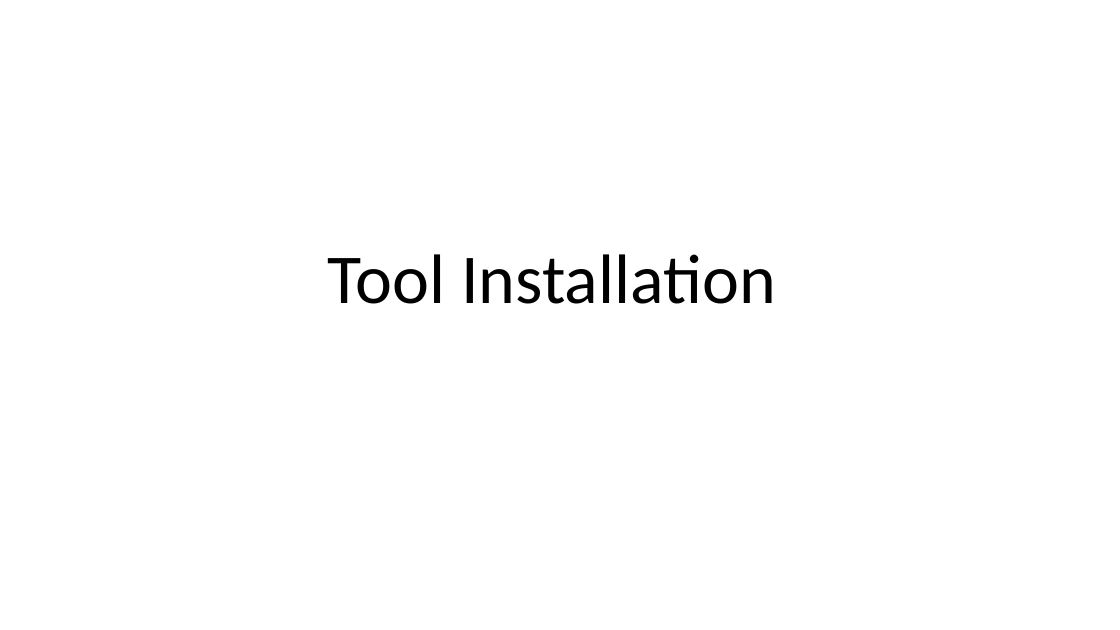
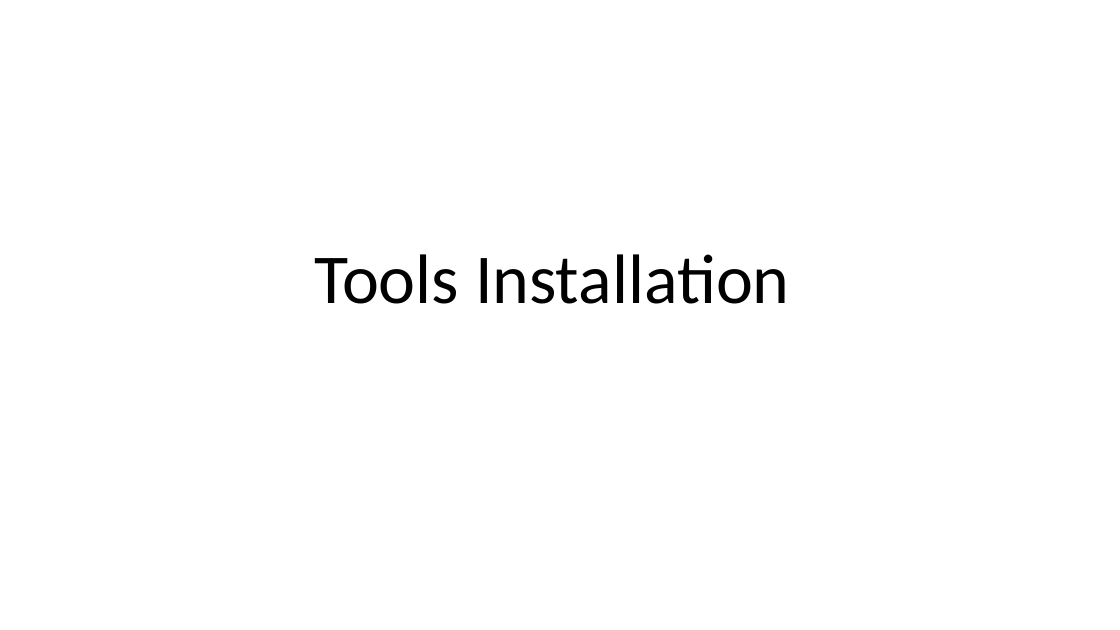
Before and after one commit to frankwxu/digital-forensics-lab, a slide deck: slide 1 of Help/Tool_installation.pptx. Drawn at 1120x630 pixels with LibreOffice and Linux fonts; fonts in the diff are those of the drawing; background and template pictures are left out. Boxes give left, top, right and bottom in pixels: in the first picture for what was removed or moved away, otherwise in the second. Text is boxed around its words. In the diff, an @@ line names an element or a change of style, - is before the commit and + after.

Commit message:
new script for tool installation

```diff
--- a/Help/Tool_installation.pptx
+++ b/Help/Tool_installation.pptx
@@ title at [314,254,790,304]: text changed @@
-Tool Installation
+Tools Installation
```
Also in this commit, not shown: 5 slides added, 1 slide removed, 4 other files.
